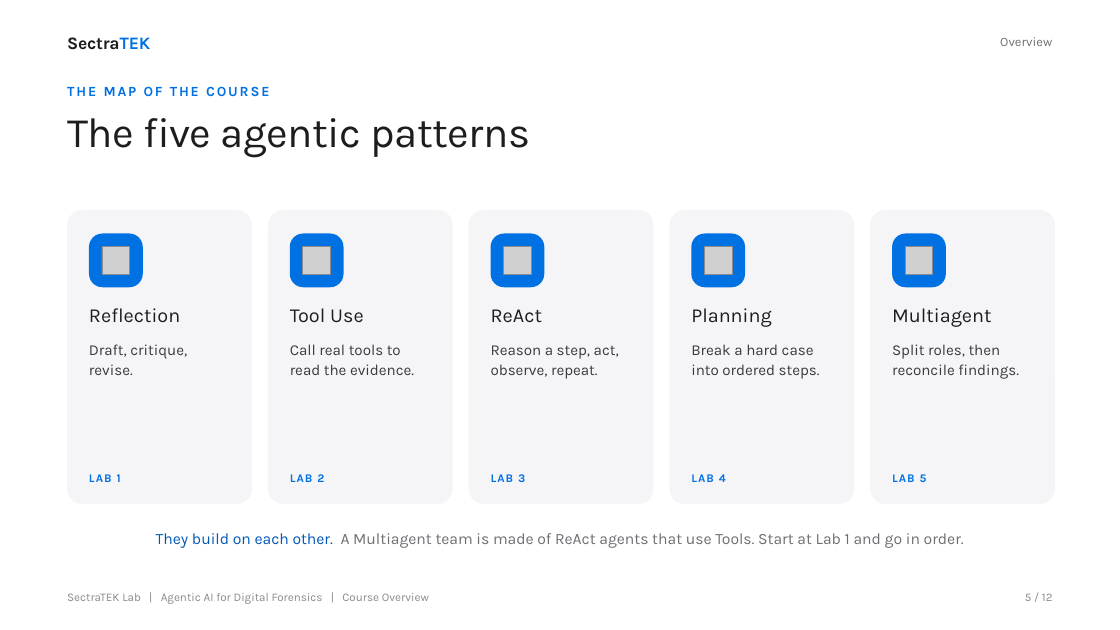
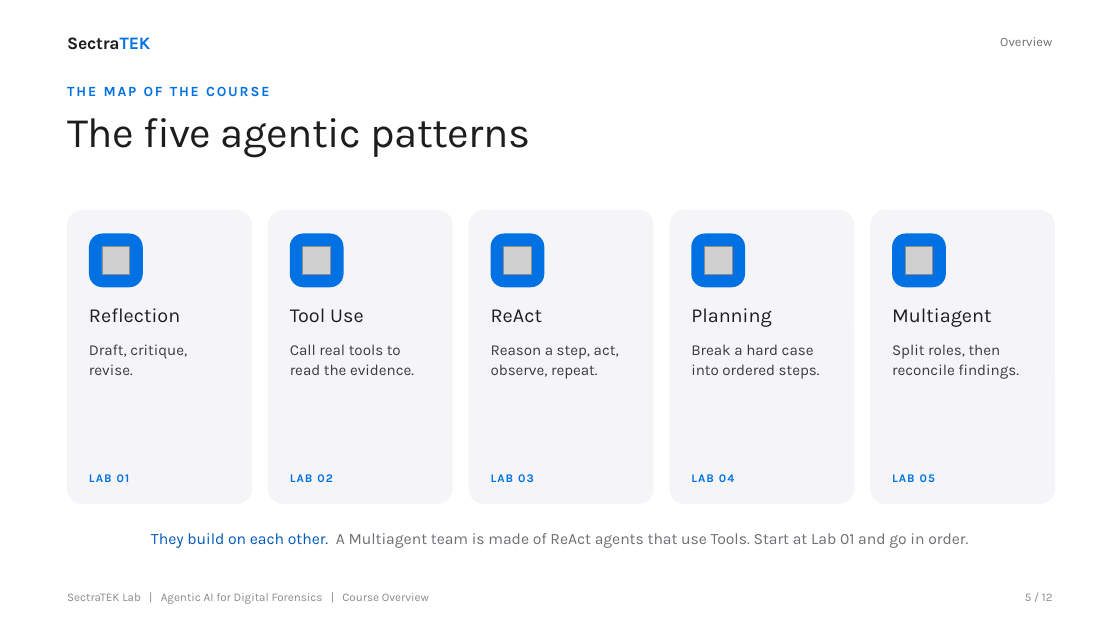
Before and after one commit to danjethh/sectratek-AI-Lab, a slide deck: slide 5 of course_overview/SectraTEK_Course_Overview.pptx. Drawn at 1120x630 pixels with LibreOffice and Linux fonts; fonts in the diff are those of the drawing; grey boxes stand for pictures. Boxes give left, top, right and bottom in pixels: in the first picture for what was removed or moved away, otherwise in the second. Text is boxed around its words. In the diff, an @@ line names an element or a change of style, - is before the commit and + after.

```diff
--- a/course_overview/SectraTEK_Course_Overview.pptx
+++ b/course_overview/SectraTEK_Course_Overview.pptx
@@ text at box(89, 474, 130, 482): text changed @@
-LAB 1
+LAB 01
@@ text at box(290, 474, 332, 482): text changed @@
-LAB 2
+LAB 02
@@ text at box(491, 474, 534, 482): text changed @@
-LAB 3
+LAB 03
@@ text at box(691, 474, 734, 482): text changed @@
-LAB 4
+LAB 04
@@ text at box(892, 474, 935, 482): text changed @@
-LAB 5
+LAB 05
@@ text at box(151, 533, 968, 548): text changed @@
-They build on each other. A Multiagent team is made of ReAct agents that use Tools. Start at Lab 1 and go in order.
+They build on each other. A Multiagent team is made of ReAct agents that use Tools. Start at Lab 01 and go in order.
```
Also in this commit, not shown: 1 other slide changed, 59 other files.
